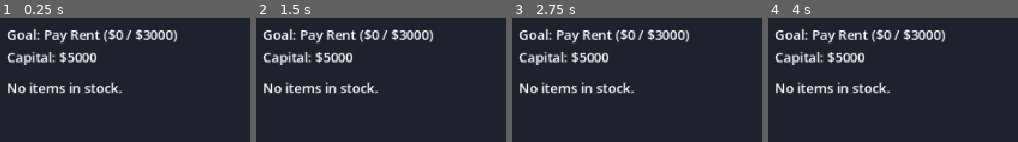
Above: before the commit, frames 1-4 (left to right).
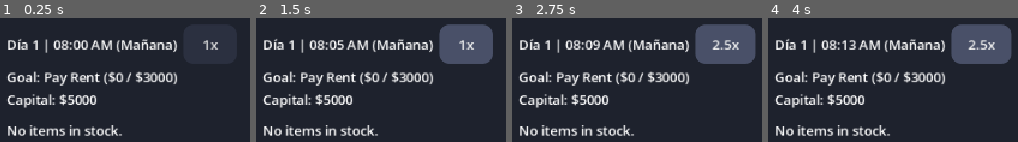
Above: after the commit, the same moments.

Repository: Ricardo-rdz-dz/tres-b
Game: Godot game, scene res://ui/PhoneHub.tscn
The game is run twice, just before and just after one commit, with the same random seed, the same clock (stepped at 60 frames per second) and the same inputs. This scene is started directly instead of the project's main scene.
Inputs (mouse positions are in pixels of both pictures, inside the frame that each line leads up to):
- Up to frame 1 (0.25 s): no input
- Up to frame 2 (1.5 s): click (466, 44) at 0.5 s, where only the run after the commit has a clickable "1x"; click (468, 44) at 1.25 s, where only the run after the commit has a clickable "2.5x"
- Up to frame 3 (2.75 s): click (722, 44) at 2 s, where only the run after the commit has a clickable "1x"
- Up to frame 4 (4 s): click (980, 44) at 2.75 s, where only the run after the commit has a clickable "2.5x"; click (978, 44) at 3.5 s, where only the run after the commit has a clickable "1x"

The runs differ from the first frame. In frame 1, 19% of the frame differs, in the area x 2-88%, y 8-96%; in frame 2, 25%; in frame 3, 26%, in the area x 2-98%, y 4-96%; in frame 4, 26%.

Commit message:
Bloque 2.1 (avance): Reloj in-game con control 1x/2.5x en PhoneHub, mapa de ciudad con rutas y metas por niveles en GameState

Diff:
--- a/core/GameState.gd
+++ b/core/GameState.gd
@@ -28,3 +28,312 @@
 func apply_fine(amount: float) -> void:
 	# Las multas se descuentan primero del capital
 	capital = max(0.0, capital - amount)
+
+# # ==============================================================================
+# BLOQUE 2.1: RELOJ IN-GAME Y CICLO DÍA / NOCHE
+# ==============================================================================
+
+enum DayPhase { MORNING, AFTERNOON, EVENING, NIGHT }
+
+signal time_updated(day: int, hour: int, minute: int, formatted_time: String)
+signal phase_changed(new_phase: DayPhase, phase_name: String)
+signal day_changed(new_day: int)
+
+var time_in_minutes: float = 480.0 # Inicia a las 08:00 AM (8 * 60)
+var is_clock_running: bool = false
+var clock_speed: float = 1.0 # 0.0 = pausa, 1.0 = normal, 2.5 = rápido
+var base_minutes_per_second: float = 2.0 # A velocidad 1x: 1 seg real = 2 min en juego
+
+var _last_emitted_minute: int = -1
+var _current_phase: DayPhase = DayPhase.MORNING
+
+func _process(delta: float) -> void:
+	if not is_clock_running or clock_speed <= 0.0:
+		return
+	advance_time(delta * base_minutes_per_second * clock_speed)
+
+func advance_time(minutes: float) -> void:
+	if minutes <= 0.0:
+		return
+
+	time_in_minutes += minutes
+
+	# Cambio de día al pasar de las 23:59 (1440 minutos)
+	while time_in_minutes >= 1440.0:
+		time_in_minutes -= 1440.0
+		current_day += 1
+		day_changed.emit(current_day)
+
+	var total_mins: int = floori(time_in_minutes)
+	if total_mins != _last_emitted_minute:
+		_last_emitted_minute = total_mins
+		var hour: int = get_current_hour()
+		var minute: int = get_current_minute()
+		time_updated.emit(current_day, hour, minute, get_formatted_time())
+
+		var new_phase: DayPhase = get_day_phase()
+		if new_phase != _current_phase:
+			_current_phase = new_phase
+			is_night = (_current_phase == DayPhase.NIGHT)
+			phase_changed.emit(new_phase, get_day_phase_name())
+
+func start_clock() -> void:
+	is_clock_running = true
+
+func pause_clock() -> void:
+	is_clock_running = false
+
+func set_clock_speed(multiplier: float) -> void:
+	clock_speed = clampf(multiplier, 0.0, 5.0)
+
+func toggle_fast_forward() -> float:
+	clock_speed = 2.5 if clock_speed < 2.0 else 1.0
+	return clock_speed
+
+func start_new_day() -> void:
+	current_day += 1
+	time_in_minutes = 480.0 # 08:00 AM
+	_last_emitted_minute = -1
+	_current_phase = DayPhase.MORNING
+	is_night = false
+	day_changed.emit(current_day)
+	phase_changed.emit(_current_phase, get_day_phase_name())
+	time_updated.emit(current_day, 8, 0, get_formatted_time())
+
+func get_current_hour() -> int:
+	return int(floor(time_in_minutes / 60.0)) % 24
+
+func get_current_minute() -> int:
+	return floori(time_in_minutes) % 60
+
+func get_formatted_time() -> String:
+	var hour: int = get_current_hour()
+	var minute: int = get_current_minute()
+	var period: String = "AM" if hour < 12 else "PM"
+	var display_hour: int = hour % 12
+	if display_hour == 0:
+		display_hour = 12
+	return "%02d:%02d %s" % [display_hour, minute, period]
+
+func get_day_phase() -> DayPhase:
+	var hour: int = get_current_hour()
+	if hour >= 6 and hour < 12:
+		return DayPhase.MORNING
+	elif hour >= 12 and hour < 18:
+		return DayPhase.AFTERNOON
+	elif hour >= 18 and hour < 21:
+		return DayPhase.EVENING
+	return DayPhase.NIGHT
+
+func get_day_phase_name() -> String:
+	match get_day_phase():
+		DayPhase.MORNING:
+			return "Mañana"
+		DayPhase.AFTERNOON:
+			return "Tarde"
+		DayPhase.EVENING:
+			return "Atardecer"
+		_:
+			return "Noche"
+
+# ==============================================================================
+# BLOQUE 2.1 (PASO 2): MAPA DE CIUDAD, UBICACIONES Y CÁLCULOS DE RUTA
+# ==============================================================================
+
+const KM_PER_MAP_UNIT: float = 0.15 # Escala: 100 unidades de mapa = 15 km de lado a lado
+const FUEL_COST_PER_KM: float = 2.8 # Consumo base en pesos MXN por km aprox.
+
+var current_location_id: String = "casa"
+var odometer_km: float = 0.0
+var fuel_level: float = 100.0 # Porcentaje de 0.0 a 100.0
+
+var city_locations: Dictionary = {
+	"casa": {
+		"name": "Tu Base (Casa)",
+		"type": "base",
+		"pos": Vector2(50, 50),
+		"risk_level": 0.0
+	},
+	"plaza_central": {
+		"name": "Plaza Central",
+		"type": "plaza",
+		"pos": Vector2(58, 42),
+		"risk_level": 0.05
+	},
+	"plaza_norte": {
+		"name": "Plaza Galerías Norte",
+		"type": "plaza",
+		"pos": Vector2(30, 18),
+		"risk_level": 0.05
+	},
+	"tienda_tech": {
+		"name": "Zona Comercial Centro",
+		"type": "tienda",
+		"pos": Vector2(72, 55),
+		"risk_level": 0.10
+	},
+	"super_este": {
+		"name": "Supermercado Este",
+		"type": "tienda",
+		"pos": Vector2(85, 35),
+		"risk_level": 0.15
+	},
+	"colonia_sur": {
+		"name": "Colonia Residencial Sur",
+		"type": "domicilio",
+		"pos": Vector2(45, 82),
+		"risk_level": 0.25
+	},
+	"fracc_oeste": {
+		"name": "Fraccionamiento Oeste",
+		"type": "domicilio",
+		"pos": Vector2(15, 60),
+		"risk_level": 0.30
+	},
+	"zona_industrial": {
+		"name": "Parque Industrial",
+		"type": "domicilio",
+		"pos": Vector2(88, 85),
+		"risk_level": 0.40
+	}
+}
+
+func get_location_data(loc_id: String) -> Dictionary:
+	return city_locations.get(loc_id, city_locations["casa"])
+
+func get_distance_km(from_id: String, to_id: String) -> float:
+	var from_pos: Vector2 = get_location_data(from_id)["pos"]
+	var to_pos: Vector2 = get_location_data(to_id)["pos"]
+	# Multiplicador 1.25 para simular calles reales (no línea recta)
+	var dist_km: float = from_pos.distance_to(to_pos) * KM_PER_MAP_UNIT * 1.25
+	return snappedf(maxf(dist_km, 0.5), 0.1)
+
+func get_estimated_minutes(from_id: String, to_id: String, speed_kmh: float = 50.0) -> int:
+	var dist_km: float = get_distance_km(from_id, to_id)
+	var mins: float = (dist_km / maxf(speed_kmh, 10.0)) * 60.0
+	return maxi(int(round(mins)), 3)
+
+func get_route_summary(to_id: String, speed_kmh: float = 50.0) -> Dictionary:
+	var dist_km: float = get_distance_km(current_location_id, to_id)
+	var est_min: int = get_estimated_minutes(current_location_id, to_id, speed_kmh)
+	var loc: Dictionary = get_location_data(to_id)
+	var night_bonus: float = 0.40 if is_night else 0.0
+	return {
+		"id": to_id,
+		"name": loc["name"],
+		"distance_km": dist_km,
+		"estimated_min": est_min,
+		"fuel_percent": snappedf(dist_km * 1.8, 0.1),
+		"risk": clampf(loc["risk_level"] + night_bonus, 0.0, 0.95)
+	}
+
+
+	# ==============================================================================
+# BLOQUE 2.1 (PASO 3): SISTEMA DE METAS Y PROGRESIÓN POR NIVELES
+# ==============================================================================
+
+signal goals_updated(level: int, goals: Array)
+signal goal_completed(goal: Dictionary)
+signal level_completed(completed_level: int, next_level: int)
+
+var current_level: int = 1
+var active_goals: Array[Dictionary] = []
+
+# Plantillas base de metas por nivel (puedes editar montos o nombres luego)
+var level_templates: Dictionary = {
+	1: [
+		{"id": "renta_n1", "name": "Pagar Renta", "target": 3500.0, "progress": 0.0, "completed": false, "urgent": false}
+	],
+	2: [
+		{"id": "renta_n2", "name": "Pagar Renta", "target": 4000.0, "progress": 0.0, "completed": false, "urgent": false},
+		{"id": "luz_n2", "name": "Recibo de Luz", "target": 1500.0, "progress": 0.0, "completed": false, "urgent": false}
+	],
+	3: [
+		{"id": "renta_n3", "name": "Pagar Renta", "target": 4500.0, "progress": 0.0, "completed": false, "urgent": false},
+		{"id": "servicios_n3", "name": "Luz e Internet", "target": 2200.0, "progress": 0.0, "completed": false, "urgent": false},
+		{"id": "ahorro_auto", "name": "Enganche Auto", "target": 12000.0, "progress": 0.0, "completed": false, "urgent": false}
+	]
+}
+
+func load_level_goals(level: int) -> void:
+	current_level = maxi(level, 1)
+	active_goals.clear()
+
+	if level_templates.has(current_level):
+		for template in level_templates[current_level]:
+			active_goals.append(template.duplicate(true))
+	else:
+		# Si supera los niveles predefinidos, genera metas escalables automáticamente
+		var scale_factor: float = float(current_level)
+		active_goals.append({
+			"id": "meta_nivel_%d" % current_level,
+			"name": "Expansión Nivel %d" % current_level,
+			"target": 5000.0 * scale_factor,
+			"progress": 0.0,
+			"completed": false,
+			"urgent": false
+		})
+
+	goals_updated.emit(current_level, active_goals)
+
+func add_custom_goal(goal_name: String, target_amount: float, is_urgent: bool = false) -> void:
+	var new_goal: Dictionary = {
+		"id": "custom_%d" % Time.get_ticks_msec(),
+		"name": goal_name,
+		"target": maxf(target_amount, 100.0),
+		"progress": 0.0,
+		"completed": false,
+		"urgent": is_urgent
+	}
+	# Si es urgente (ej. llantas), la pone al principio para darle prioridad
+	if is_urgent:
+		active_goals.push_front(new_goal)
+	else:
+		active_goals.append(new_goal)
+	goals_updated.emit(current_level, active_goals)
+
+func contribute_to_goals(amount: float) -> void:
+	if amount <= 0.0:
+		return
+	if active_goals.is_empty():
+		load_level_goals(current_level)
+
+	var remaining: float = amount
+	for goal in active_goals:
+		if goal["completed"] or remaining <= 0.0:
+			continue
+
+		var needed: float = goal["target"] - goal["progress"]
+		var applied: float = minf(remaining, needed)
+		goal["progress"] += applied
+		remaining -= applied
+
+		if goal["progress"] >= goal["target"]:
+			goal["progress"] = goal["target"]
+			goal["completed"] = true
+			goal_completed.emit(goal)
+
+	goals_updated.emit(current_level, active_goals)
+	_check_level_completion()
+
+func _check_level_completion() -> void:
+	if active_goals.is_empty():
+		return
+	for goal in active_goals:
+		if not goal["completed"]:
+			return
+
+	var finished_level: int = current_level
+	current_level += 1
+	level_completed.emit(finished_level, current_level)
+	load_level_goals(current_level)
+
+func get_goals_summary_text() -> String:
+	if active_goals.is_empty():
+		load_level_goals(current_level)
+	var lines: Array[String] = ["Nivel %d:" % current_level]
+	for goal in active_goals:
+		var check: String = "✓" if goal["completed"] else "•"
+		var tag: String = " [URGENTE]" if goal["urgent"] else ""
+		lines.append("%s %s%s: $%.0f / $%.0f" % [check, goal["name"], tag, goal["progress"], goal["target"]])
+	return "\n".join(lines)
--- a/ui/PhoneHub.gd
+++ b/ui/PhoneHub.gd
@@ -5,16 +5,25 @@
 @onready var views_label: Label = $MarginContainer/MainLayout/ViewsLabel
 @onready var chat_box: VBoxContainer = $MarginContainer/MainLayout/ChatBox
 @onready var reply_buttons: VBoxContainer = $MarginContainer/MainLayout/ReplyButtons
+@onready var clock_label: Label = $MarginContainer/MainLayout/TopBar/ClockRow/ClockLabel
+@onready var speed_button: Button = $MarginContainer/MainLayout/TopBar/ClockRow/SpeedButton
 
 var current_buyer: String = "Carlos M."
 var selected_item: Dictionary = {}
 var chat_step: int = 0
 
 func _ready() -> void:
+	GameState.start_clock()
+	GameState.time_updated.connect(_on_time_updated)	# Dentro de _ready():
+	speed_button.pressed.connect(_on_speed_button_pressed)
+	_on_time_updated(GameState.current_day, GameState.get_current_hour(), GameState.get_current_minute(), GameState.get_formatted_time())
 	_update_header()
 	if GameState.inventory.is_empty():
 		views_label.text = "No items in stock."
 		return
+
+
+
 
 	# Elegimos un producto de tu inventario para que un cliente pregunte por él
 	selected_item = GameState.inventory.pick_random()
@@ -23,6 +32,7 @@
 		views, selected_item["name"], selected_item["sell_price"]
 	]
 	_start_chat()
+
 
 func _update_header() -> void:
 	goal_label.text = "Goal: %s ($%.0f / $%.0f)" % [
@@ -77,3 +87,11 @@
 func _on_start_delivery() -> void:
 	print("Order scheduled: ", GameState.active_order)
 	get_tree().change_scene_to_file("res://ui/Checklist.tscn")
+
+func _on_time_updated(day: int, _hour: int, _minute: int, formatted_time: String) -> void:
+	clock_label.text = "Día %d | %s (%s)" % [day, formatted_time, GameState.get_day_phase_name()]
+
+# Al final del archivo:
+func _on_speed_button_pressed() -> void:
+	var new_speed: float = GameState.toggle_fast_forward()
+	speed_button.text = "1x" if new_speed < 2.0 else "2.5x"
--- a/ui/PhoneHub.tscn
+++ b/ui/PhoneHub.tscn
@@ -42,6 +42,18 @@
 [node name="TopBar" type="VBoxContainer" parent="MarginContainer/MainLayout" unique_id=33122414]
 layout_mode = 2
 
+[node name="ClockRow" type="HBoxContainer" parent="MarginContainer/MainLayout/TopBar" unique_id=1653509705]
+layout_mode = 2
+theme_override_constants/separation = 8
+
+[node name="ClockLabel" type="Label" parent="MarginContainer/MainLayout/TopBar/ClockRow" unique_id=844535647]
+layout_mode = 2
+
+[node name="SpeedButton" type="Button" parent="MarginContainer/MainLayout/TopBar/ClockRow" unique_id=1910233673]
+custom_minimum_size = Vector2(64, 0)
+layout_mode = 2
+text = "1x"
+
 [node name="GoalLabel" type="Label" parent="MarginContainer/MainLayout/TopBar" unique_id=123834891]
 layout_mode = 2
 size_flags_horizontal = 3
